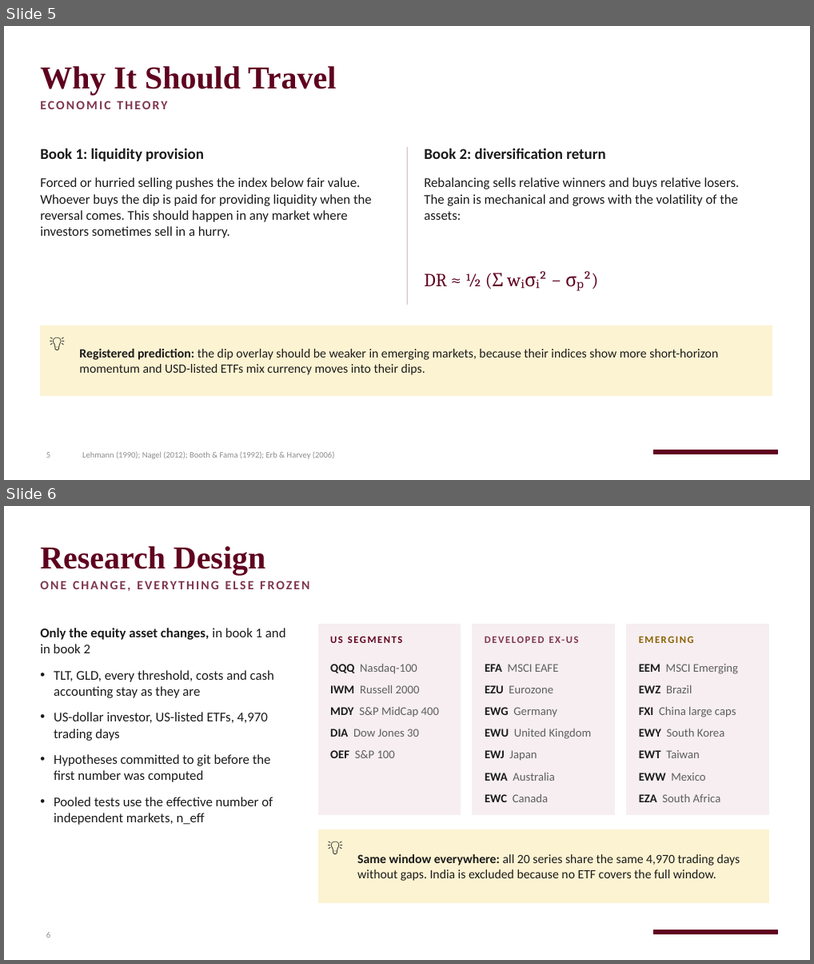
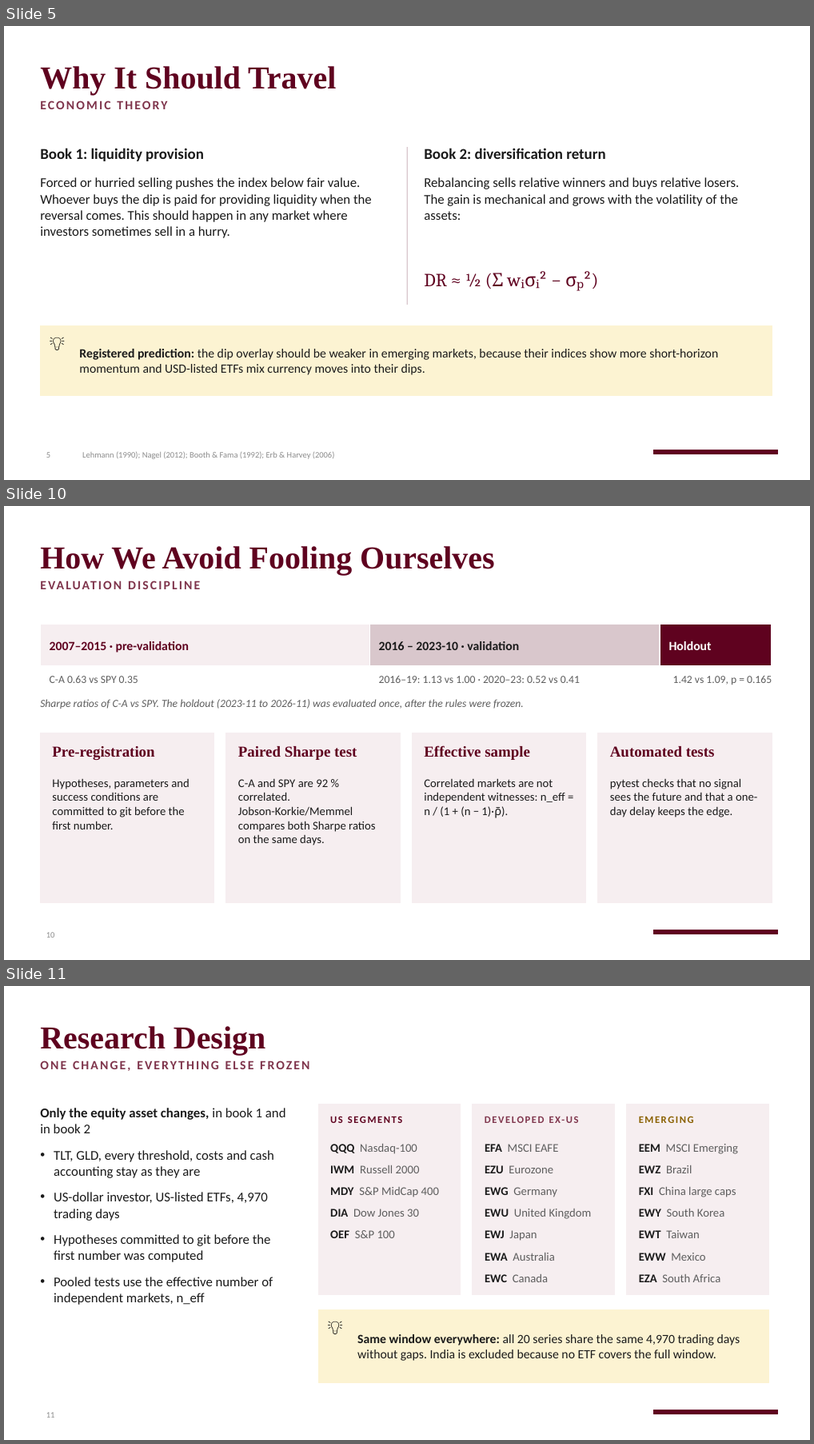
Before and after one commit to RobinHumberg/regime-diversified-mean-reversion, a slide deck: presentation/regime_mr_other_markets.pptx. Shown one above the other, each under a label of ours: slides 5 and 6 before the commit, slides 5, 10 and 11 after it; the slides between them are not shown. The pictures are 814x964 and 814x1444 pixels, drawn with LibreOffice and Linux fonts; fonts in the diff are those of the drawing; background and template pictures are left out. Boxes give left, top, right and bottom in pixels: in the first picture for what was removed or moved away, otherwise in the second. Text is boxed around its words. In the diff, an @@ line names an element or a change of style, - is before the commit and + after.

```diff
--- a/presentation/regime_mr_other_markets.pptx
+++ b/presentation/regime_mr_other_markets.pptx
@@ slide 10 added at box(4, 506, 810, 960), background picture (left out); not listed: 1 template element that a slide beside it also shows @@
@@ title added at box(40, 546, 494, 575), 38 pt, text #5F021F, bold @@
+How We Avoid Fooling Ourselves
@@ text added at box(40, 576, 742, 601), 15 pt, text #7F354C, bold @@
+EVALUATION DISCIPLINE
@@ rectangle added at box(40, 624, 370, 666), fill #F6EEF0, outline #FFFFFF 1.5 pt @@
@@ rectangle added at box(370, 624, 660, 666), fill #D9C7CC, outline #FFFFFF 1.5 pt @@
@@ rectangle added at box(660, 624, 772, 666), fill #5F021F, outline #FFFFFF 1.5 pt @@
@@ text added at box(50, 641, 189, 652), 15 pt, text #5F021F, bold @@
+2007–2015 · pre-validation
@@ text added at box(379, 641, 519, 650), 15 pt, text #1A1A1A, bold @@
+2016 – 2023-10 · validation
@@ text added at box(670, 641, 712, 650), 15 pt, text #FFFFFF, bold @@
+Holdout
@@ text added at box(50, 676, 138, 683), 13 pt, text #5E5E5E @@
+C-A 0.63 vs SPY 0.35
@@ text added at box(379, 676, 580, 683), 13 pt, text #5E5E5E @@
+2016–19: 1.13 vs 1.00 · 2020–23: 0.52 vs 0.41
@@ text added at box(674, 676, 772, 684), 13 pt, text #5E5E5E @@
+1.42 vs 1.09, p = 0.165
@@ text added at box(40, 699, 524, 708), 13 pt, text #5E5E5E, italic @@
+Sharpe ratios of C-A vs SPY. The holdout (2023-11 to 2026-11) was evaluated once, after the rules were frozen.
@@ rectangle added at box(40, 733, 214, 902), fill #F6EEF0, outline #F6EEF0 1 pt @@
@@ rectangle added at box(226, 733, 400, 902), fill #F6EEF0, outline #F6EEF0 1 pt @@
@@ rectangle added at box(412, 733, 586, 902), fill #F6EEF0, outline #F6EEF0 1 pt @@
@@ text added at box(424, 745, 530, 760), 18 pt, text #5F021F, bold @@
+Effective sample
@@ rectangle added at box(598, 733, 772, 902), fill #F6EEF0, outline #F6EEF0 1 pt @@
@@ text added at box(52, 746, 154, 760), 18 pt, text #5F021F, bold @@
+Pre-registration
@@ text added at box(238, 746, 357, 760), 18 pt, text #5F021F, bold @@
+Paired Sharpe test
@@ text added at box(610, 746, 715, 757), 18 pt, text #5F021F, bold @@
+Automated tests
@@ text added at box(52, 779, 190, 829), 14 pt, text #1A1A1A @@
+Hypotheses, parameters and success conditions are committed to git before the first number.
@@ text added at box(238, 779, 376, 845), 14 pt, text #1A1A1A @@
+C-A and SPY are 92 % correlated. Jobson-Korkie/Memmel compares both Sharpe ratios on the same days.
@@ text added at box(424, 778, 566, 818), 14 pt, text #1A1A1A @@
+Correlated markets are not independent witnesses: n_eff = n / (1 + (n − 1)·ρ̄).
@@ text added at box(610, 778, 758, 817), 14 pt, text #1A1A1A @@
+pytest checks that no signal sees the future and that a one-day delay keeps the edge.
@@ page number added at box(46, 932, 55, 937), 10 pt, text #8C8C8C @@
+10
@@ what was slide 6 is now slide 11 @@
@@ page number at box(46, 1412, 55, 1417): text changed @@
-6
+11
```
Also in this commit, not shown: 7 slides changed, 5 other slides added, 2 other files.
